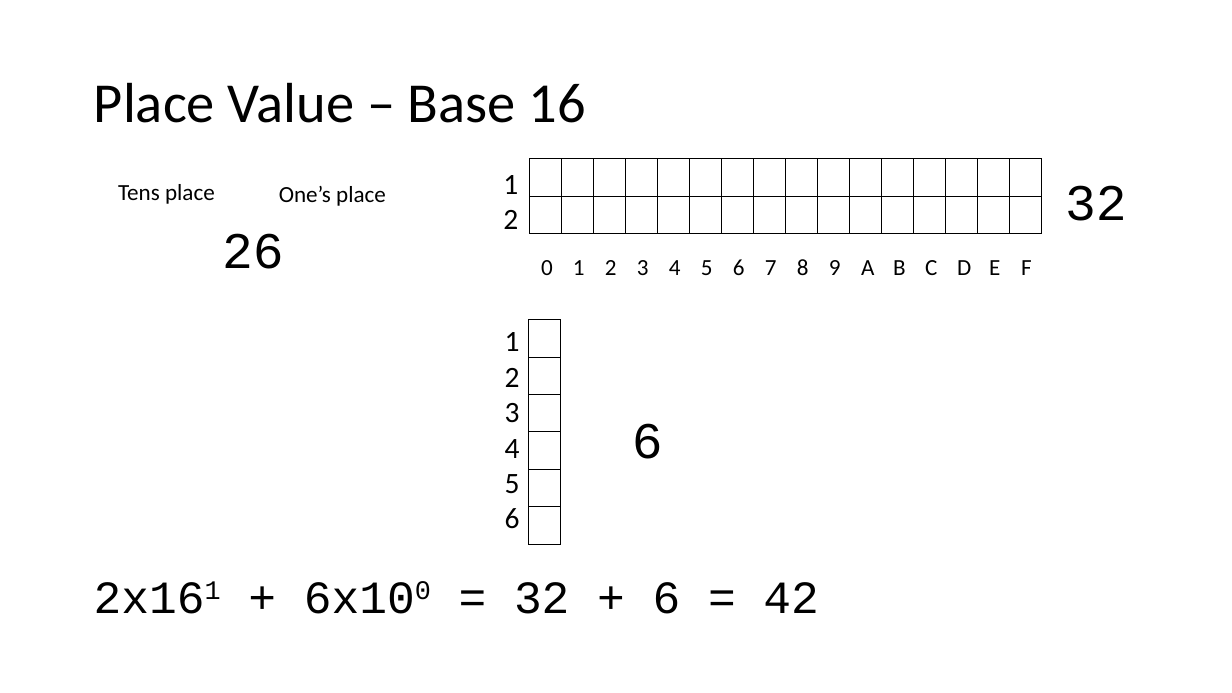
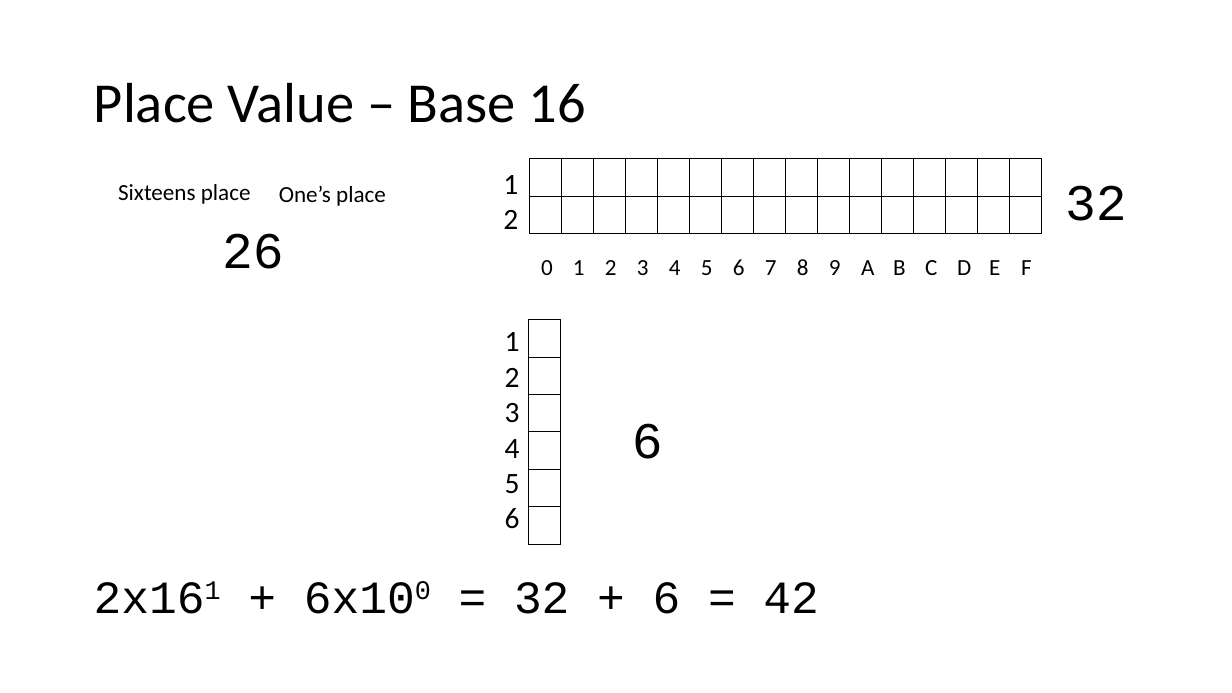
Before and after one commit to csev/cc4e, a slide deck: slide 8 of lectures/KR-2.pptx. Drawn at 1232x693 pixels with LibreOffice and Linux fonts; fonts in the diff are those of the drawing. Boxes give left, top, right and bottom in pixels: in the first picture for what was removed or moved away, otherwise in the second. Text is boxed around its words. In the diff, an @@ line names an element or a change of style, - is before the commit and + after.

```diff
--- a/lectures/KR-2.pptx
+++ b/lectures/KR-2.pptx
@@ text at [118, 184, 251, 204]: text changed @@
-Tens place
+Sixteens place
```
Also in this commit, not shown: 4 other files.
